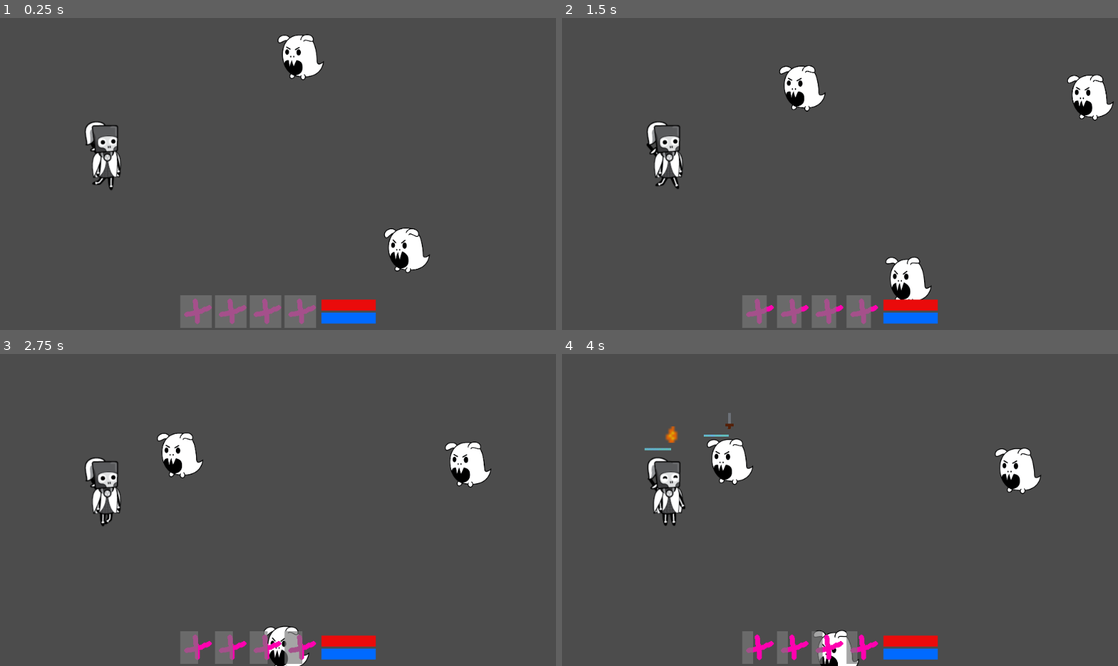
Above: before the commit, frames 1-4 (two rows, left to right).
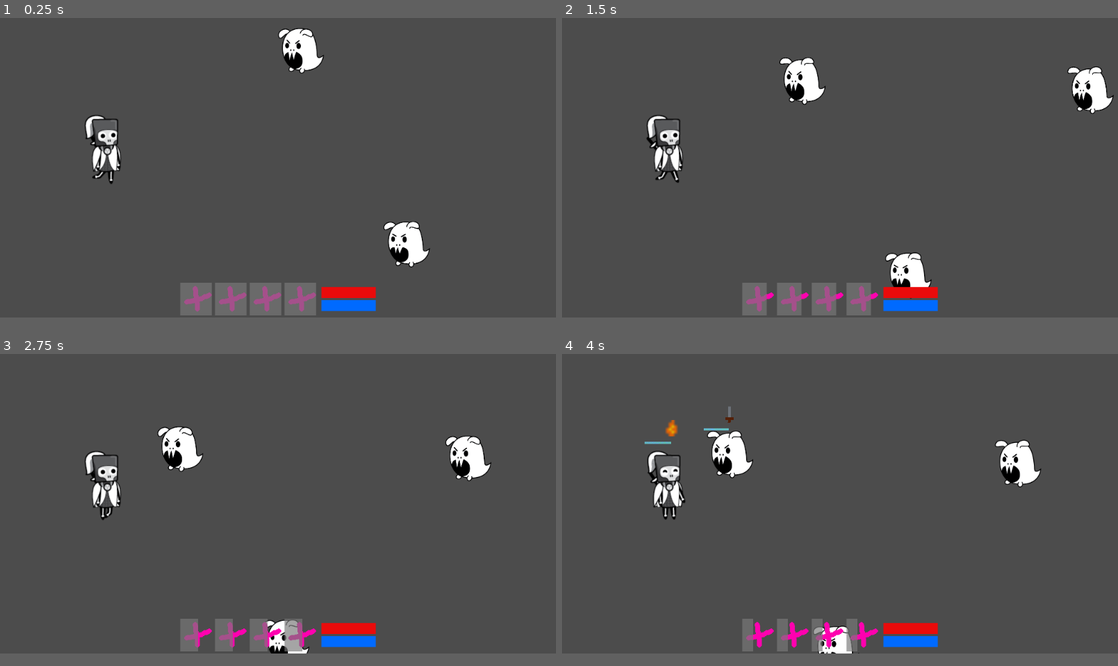
Above: after the commit, the same moments.

Repository: danreeves/godot-wild-jam-33
Game: Godot game, scene res://Main.tscn
Two runs of this game, one before a commit and one after it. Both use one fixed random seed, a clock stepped at 60 frames per second and the inputs below. The engine's default icon, where the game draws it, is replaced by a stand-in: a white triangle on a blue panel in a dark square.
Inputs (mouse positions are in pixels of both pictures, inside the frame that each line leads up to):
- Up to frame 1 (0.25 s): no input
- Up to frame 2 (1.5 s): move the mouse to (962, 152) at 0.52 s; move the mouse to (728, 183) at 1.27 s
- Up to frame 3 (2.75 s): move the mouse to (333, 432) at 2.02 s
- Up to frame 4 (4 s): move the mouse to (812, 569) at 2.77 s; move the mouse to (1006, 553) at 3.52 s
In our replay, the window is 800x468 before the commit and 800x450 after it. These sizes can differ from the game's own. Grey fills any space a smaller window leaves; there, only what the larger window draws over its background counts as a difference.

The runs differ from the first frame. In frame 1, 5.4% of the frame differs, in the area x 15-78%, y 3-100%; in frame 2, 5.5%, in the area x 15-100%, y 12-100%; in frame 3, 5.1%; in frame 4, 5.2%.

Commit message:
window size and some frames in an animation?

Diff:
--- a/Main.tscn
+++ b/Main.tscn
@@ -17,6 +17,7 @@
 scale = Vector2( 0.5, 0.5 )
 frames = ExtResource( 4 )
 animation = "idle"
+frame = 3
 playing = true
 
 [node name="Enemy2" parent="." instance=ExtResource( 2 )]
@@ -26,7 +27,7 @@
 scale = Vector2( 0.5, 0.5 )
 frames = ExtResource( 4 )
 animation = "idle"
-frame = 3
+frame = 2
 playing = true
 
 [node name="Enemy3" parent="." instance=ExtResource( 2 )]
@@ -36,6 +37,7 @@
 scale = Vector2( 0.5, 0.5 )
 frames = ExtResource( 4 )
 animation = "idle"
+frame = 3
 playing = true
 
 [node name="HUD" parent="." instance=ExtResource( 3 )]
--- a/project.godot
+++ b/project.godot
@@ -20,6 +20,7 @@
 
 [display]
 
+window/size/height=576
 window/stretch/mode="viewport"
 window/stretch/aspect="keep"
 
